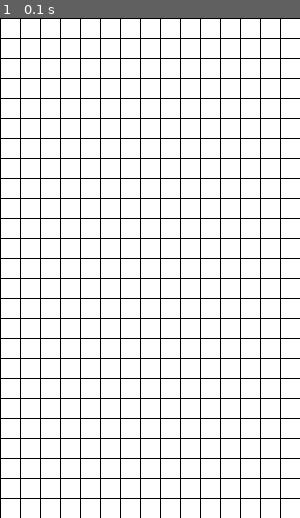
Above: before the commit, frame 1.
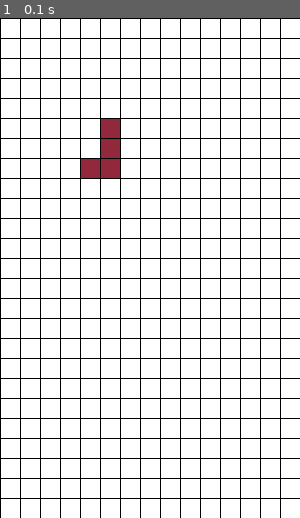
Above: after the commit, the same moment.

Repository: hakosaj/PygameAI
Game: pygame game, started from tetris/tetris.py
The game is run twice, just before and just after one commit, with the same random seed, the same clock (stepped at 60 frames per second) and the same inputs.
Inputs:
- Up to frame 1 (0.1 s): no input

The runs differ from the first frame. In frame 1, 1.0% of the frame differs, in the area x 27-40%, y 20-32%.

Commit message:
Working on block rotation

Diff:
--- a/tetris/block.py
+++ b/tetris/block.py
@@ -10,18 +10,29 @@
 from pynput.keyboard import Key, Controller
 
 
-rcti = pygame.Rect(101,101,9,9)
-rcto = pygame.Rect(100,100,10,10)
 
 #configurations = i j l o s z t
 
 class Block:
 
-    def __init__(self,location,configuration):
-        self.x=location[0]
-        self.y=location[1]
+    def __init__(self,x,y,configuration,grid):
+        self.x=x
+        self.y=y
+        self.grid=grid
         self.configuration = configuration
-        self.rectangles=createConfiguration(configuration)
+        self.squares=[]
+        self.rotation = 0
+        self.color = RED
+
+    #Anna perusblokki ekana, sitten muut suhteessa tähän. Rotateblock j siirtää kaikkia 2 eteenpäin
+    def createConfiguration(self):
+        if (self.configuration=="j"):
+            xp=self.x
+            yp=self.y+1
+            self.squares.append(self.grid.elementAt(xp,yp))
+            self.squares.append(self.grid.neighborAt(self.grid.elementAt(xp,yp),1))
+            self.squares.append(self.grid.neighborAt(self.grid.elementAt(xp,yp),5))
+            self.squares.append(self.grid.neighborAt(self.grid.elementAt(xp,yp+1),7))
 
 
-    def createConfiguration(self,configuration):
+    #def rotateBlock
--- a/tetris/constants.py
+++ b/tetris/constants.py
@@ -8,12 +8,16 @@
 from pygame.locals import *
 from pynput.keyboard import Key, Controller
 
+
+
 #Screen size
 width,height=300,500
 size = width,height
 
 #screen
 screen = pygame.display.set_mode(size)
+pygame.display.set_caption("Tetris")
+
 
 #blocksize
 blocksize = 20
--- a/tetris/grid.py
+++ b/tetris/grid.py
@@ -5,11 +5,11 @@
 import time
 import pygame
 import math
+from block import Block
+from square import *
 from constants import *
 from pygame.locals import *
 from pynput.keyboard import Key, Controller
-
-
 
 
 class Grid:
@@ -18,24 +18,62 @@
         self.x0=x
         self.y0=y
         self.squares=[]
+        self.blocks=[]
 
 
     def createSquares(self):
+
         for xn in range(self.x0):
             col=[]
             for yn in range(self.y0):
-                col.append(False)
+                col.append(Square(xn,yn))
             self.squares.append(col)
 
+
+    def modifyBlock(self,block):
+        block.rotateBlock()
+        addBlock(block)
+
+    def addBlock(self,block):
+        for item in self.squares:
+            for sub in item:
+                sub.clearAssignment()
+        for item in block.squares:
+            item.assignToBlock(block)
+
+    def elementAt(self,x,y):
+        try:
+            return self.squares[x][y]
+        except IndexError:
+            print("Grid index out of bounds")
+            return None
+
+
+
+    def neighborAt(self,square,orientation):
+        xs=square.xcoord
+        ys=square.ycoord
+        if(orientation==1):
+            return self.elementAt(xs,ys-1)
+        elif(orientation==2):
+            return self.elementAt(xs+1,ys-1)
+        elif(orientation==3):
+            return self.elementAt(xs+1,ys)
+        elif(orientation==4):
+            return self.elementAt(xs+1,ys+1)
+        elif(orientation==5):
+            return self.elementAt(xs,ys+1)
+        elif(orientation==6):
+            return self.elementAt(xs-1,ys+1)
+        elif(orientation==7):
+            return self.elementAt(xs-1,ys)
+        elif(orientation==8):
+            return self.elementAt(xs-1,ys+1)
+        else:
+            print("Not a valid orientation")
+            return square
+
     def drawGrid(self):
-        x=0
-        y=0
         for item in self.squares:
             for subitem in item:
-                ro=pygame.Rect(x,y,blocksize,blocksize)
-                ri=pygame.Rect(x+1,y+1,blocksize-1,blocksize-1)
-                pygame.draw.rect(screen,BLACK,ro)
-                pygame.draw.rect(screen,WHITE,ri)
-                y=y+blocksize
-            y=0
-            x=x+blocksize
+                subitem.drawSquare()
--- a/tetris/tetris.py
+++ b/tetris/tetris.py
@@ -4,11 +4,11 @@
 import time
 import pygame
 import math
-from grid import Grid
+from block import Block
 from constants import *
 from pygame.locals import *
 from pynput.keyboard import Key, Controller
-
+from grid import *
 
 
 
@@ -19,17 +19,16 @@
         return -1
 
 
+#Tetris grid
+g = Grid(15,30)
+
+#Screen objects
+g.createSquares()
+b = Block(5,5,"j",g)
+b.createConfiguration()
+g.addBlock(b)
 
 
-#Constants
-
-
-
-
-#Screen objects
-pygame.display.set_caption("Tetris")
-g = Grid(15,30)
-g.createSquares()
 
 
 #Initialize pygame
@@ -69,9 +68,11 @@
                 sys.exit()
 
 
+    g.drawGrid()
 
 
-    g.drawGrid()
+
+
     tickcounter+=1
     pygame.display.flip()
     clock.tick(30)
